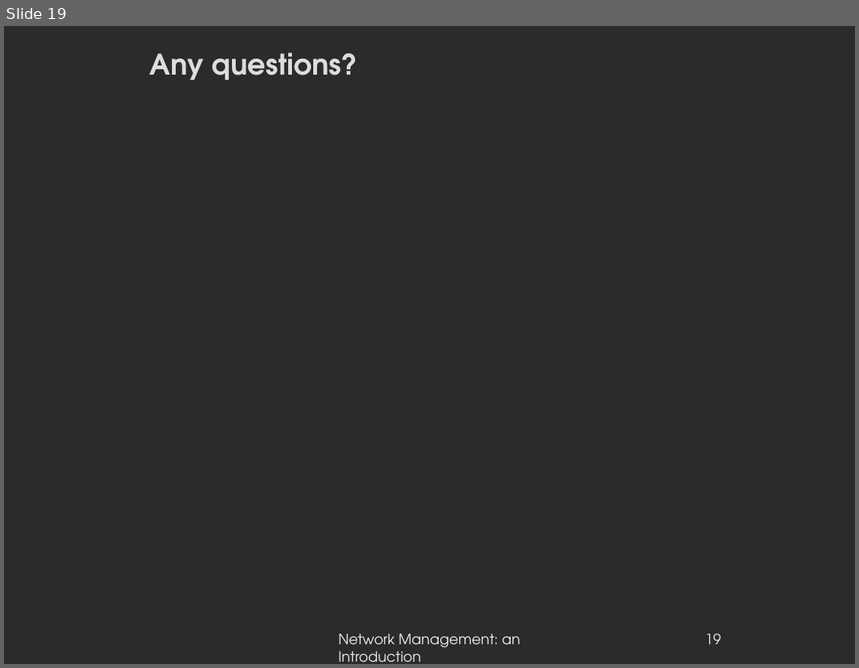
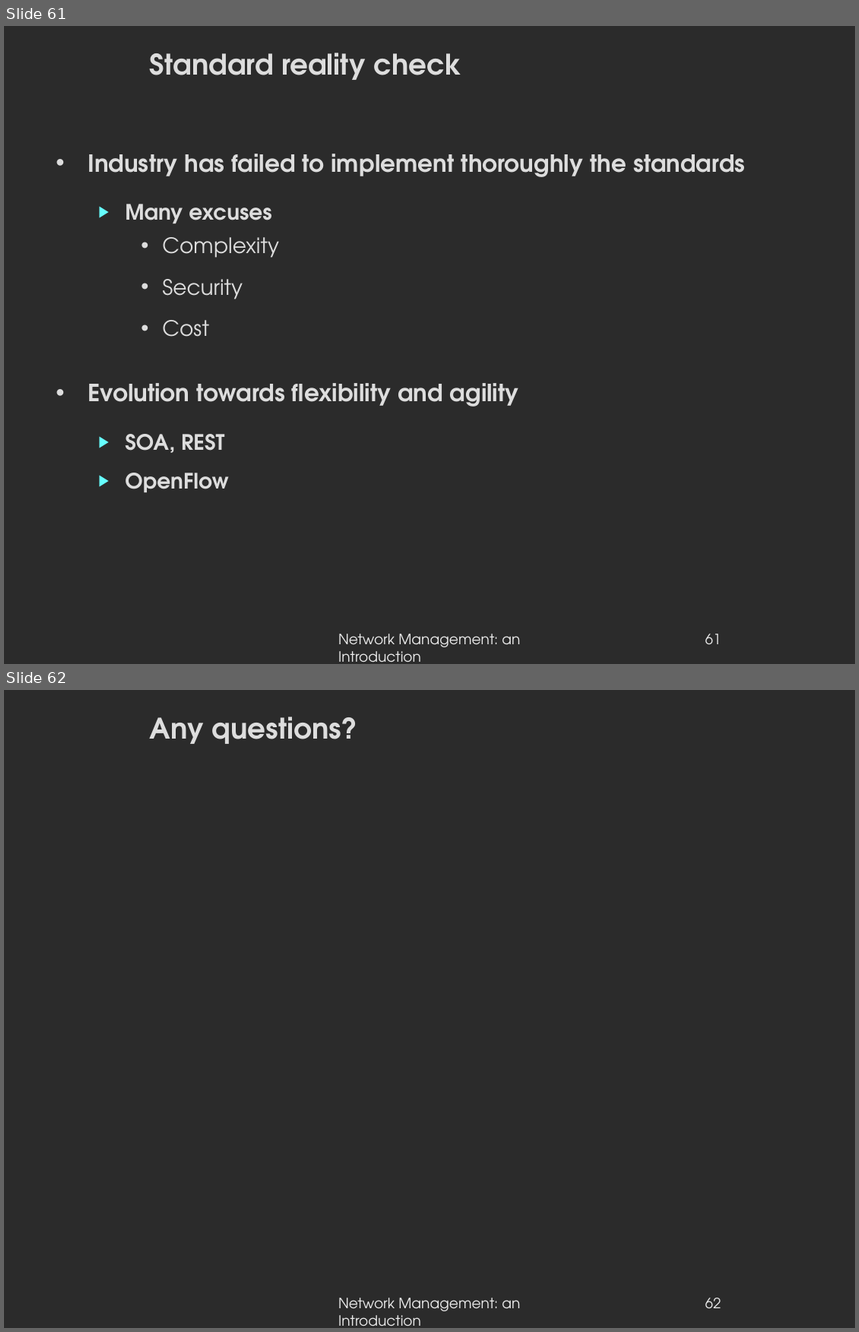
Before and after one commit to danielausparis/globals-3.00, a slide deck: globals-v3.00.odp. Shown one above the other, each under a label of ours: slide 19 before the commit, slides 61 and 62 after it. The pictures are 859x668 and 859x1332 pixels, drawn with LibreOffice and Linux fonts; fonts in the diff are those of the drawing; background and template pictures are left out; a plain dark background stands for a picture behind light text. Boxes give left, top, right and bottom in pixels: in the first picture for what was removed or moved away, otherwise in the second. Text is boxed around its words. In the diff, an @@ line names an element or a change of style, - is before the commit and + after.

```diff
--- a/globals-v3.00.odp
+++ b/globals-v3.00.odp
@@ slide 61 added at (4, 26, 855, 664), background picture (left out) @@
@@ title added at (150, 53, 462, 80), 24 pt, text #DDDDDD, bold @@
+Standard reality check
@@ text added at (88, 154, 745, 493), 20 pt, text #DDDDDD, bold @@
+• Industry has failed to implement thoroughly the standards
+  ▶ Many excuses
+    • Complexity
+    • Security
+    • Cost
+• Evolution towards flexibility and agility
+  ▶ SOA, REST
+  ▶ OpenFlow
@@ text added at (338, 634, 520, 663), 12 pt, text #EEEEEE @@
+Network Management: an Introduction
@@ page number added at (705, 634, 721, 645), 12 pt, text #EEEEEE @@
+61
@@ what was slide 19 is now slide 62 @@
@@ page number at (705, 1298, 721, 1309): text changed @@
-19
+62
```
Also in this commit, not shown: 4 slides changed, 42 other slides added.
